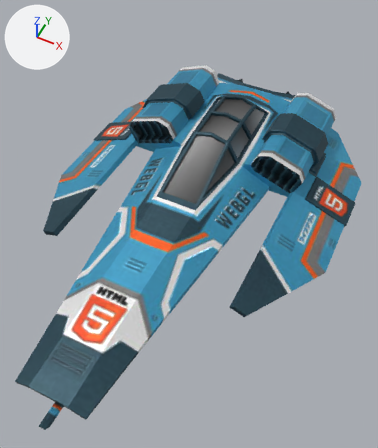
A saved change to the glTF model models/ships/feisar/feisar.glb.
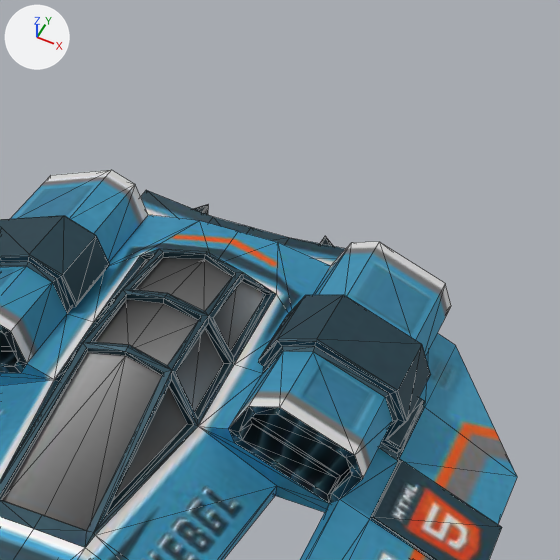
Each version appears first whole from a 50 mm lens placed at (2.97, -5.68, 7.25), pointed at (0.01, 0.24, -0.14), and next in a close-up on the part from 43% to 100% of the width and 0% to 48% of the height. Arrows for +X, +Y and +Z are at upper left; the lights stay in place. The close-ups show mesh edges as thin lines. Where no turn or scale is listed for an object, it has been applied to the vertices.

Objects in the first close-up: 'feisar'.
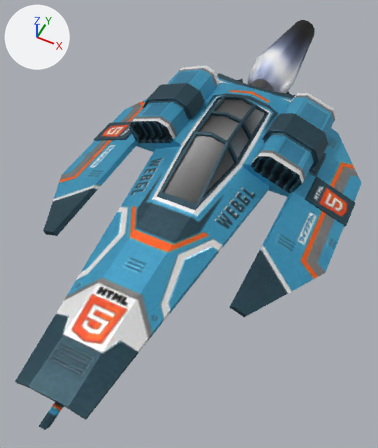
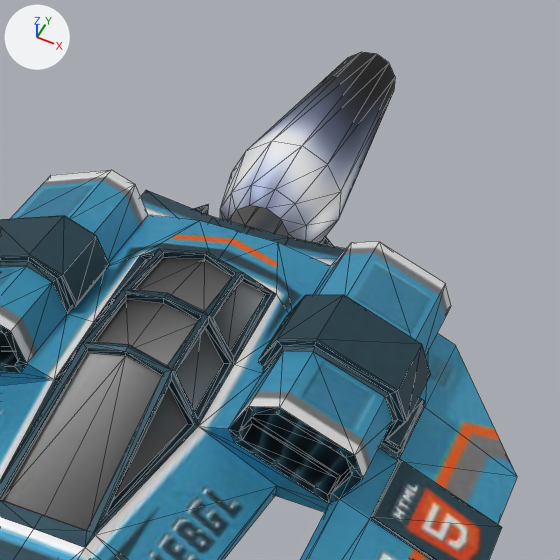
Commit message: Add booster object to feisar model

Boxes (x1, y1, x2, y2) around the edits, measured in the close-ups (560 x 560 px):
'booster', added
    after: (220, 52, 395, 243)

The change in detail:
Picture 'booster-inv' (img_booster_inv) is new.
Material 'BoosterMaterial' (mat_boostermaterial) is new.
Its texture is img_booster_inv.
Its metallic is 0.5.
Mesh me_boostermesh is new.
It has 48 vertices, 72 faces and spans x -0.5..0.5, y 0.0..2.9, z -0.5..0.5.
It uses material mat_boostermaterial (picture img_booster_inv).
Object 'booster' (ob_booster) is new; it shows me_boostermesh.
Its location is (0.0, 3.8, 0.665).
